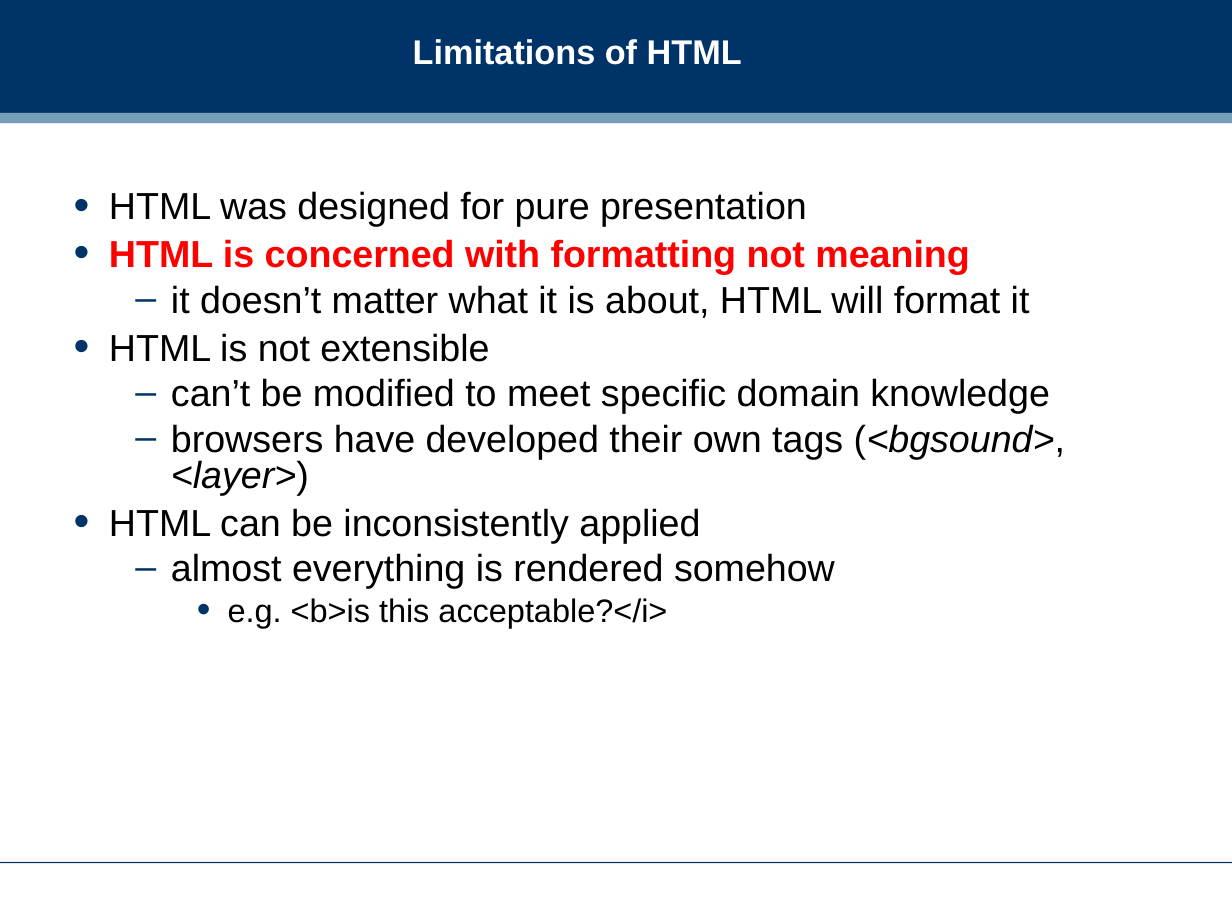
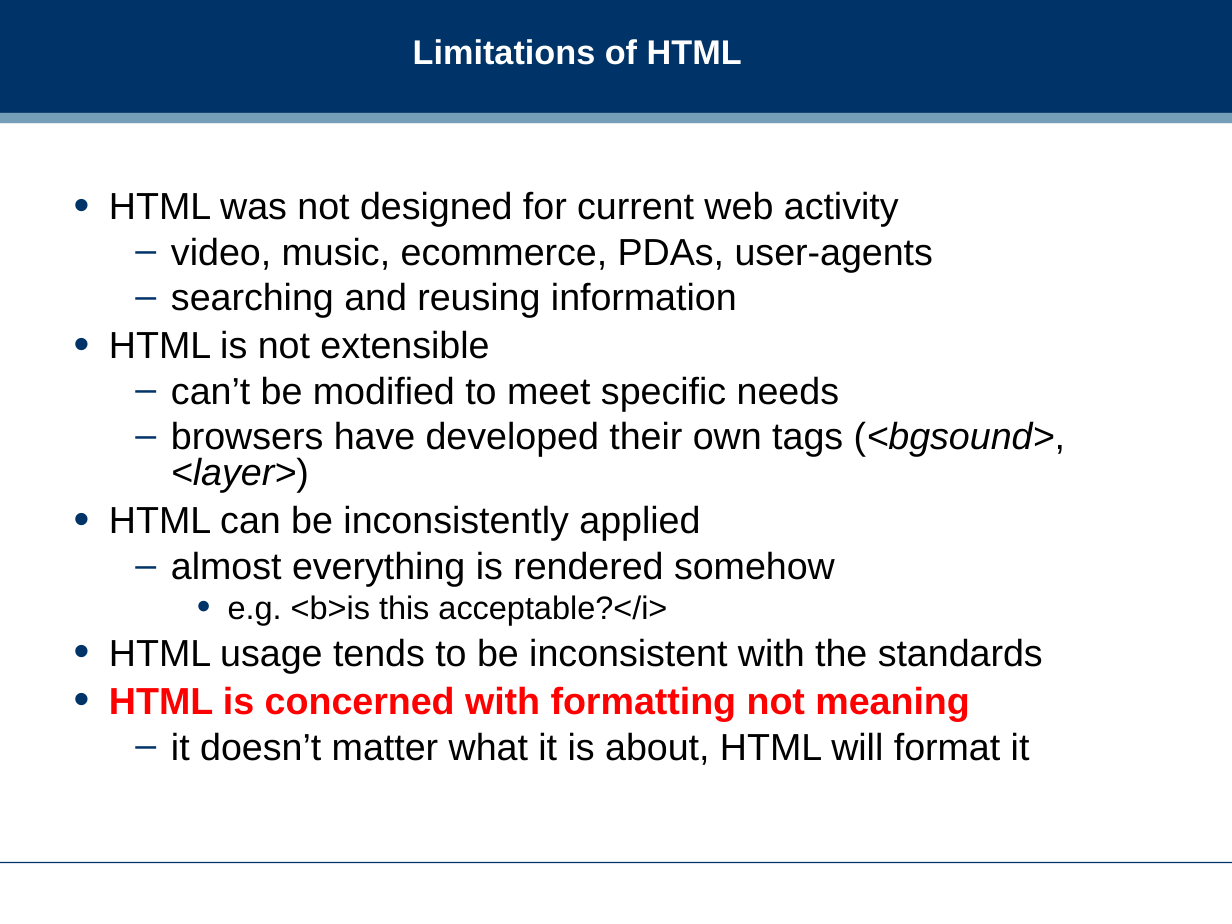
Before and after one commit to dreamind/ix, a slide deck: slide 5 of lectures/representing-data/xml.ppt (slide 6 before the commit). Drawn at 1232x924 pixels with LibreOffice and Linux fonts; fonts in the diff are those of the drawing; background and template pictures are left out. Boxes give left, top, right and bottom in pixels: in the first picture for what was removed or moved away, otherwise in the second. Text is boxed around its words. In the diff, an @@ line names an element or a change of style, - is before the commit and + after.

Commit message:
Updating XML slides

```diff
--- a/lectures/representing-data/xml.ppt
+++ b/lectures/representing-data/xml.ppt
@@ text at (109,191,933,318): text changed @@
-• HTML was designed for pure presentation
-• HTML is concerned with formatting not meaning
-  – it doesn’t matter what it is about, HTML will format it
+• HTML was not designed for current web activity
+  – video, music, ecommerce, PDAs, user-agents
+  – searching and reusing information
@@ text at (171,376,839,411): text changed @@
-  – can’t be modified to meet specific domain knowledge
+  – can’t be modified to meet specific needs
@@ text at (109,638,1043,765): paragraphs added @@
+• HTML usage tends to be inconsistent with the standards
+• HTML is concerned with formatting not meaning
+  – it doesn’t matter what it is about, HTML will format it
```
Also in this commit, not shown: 9 other slides changed, 4 slides added, 2 slides removed.
